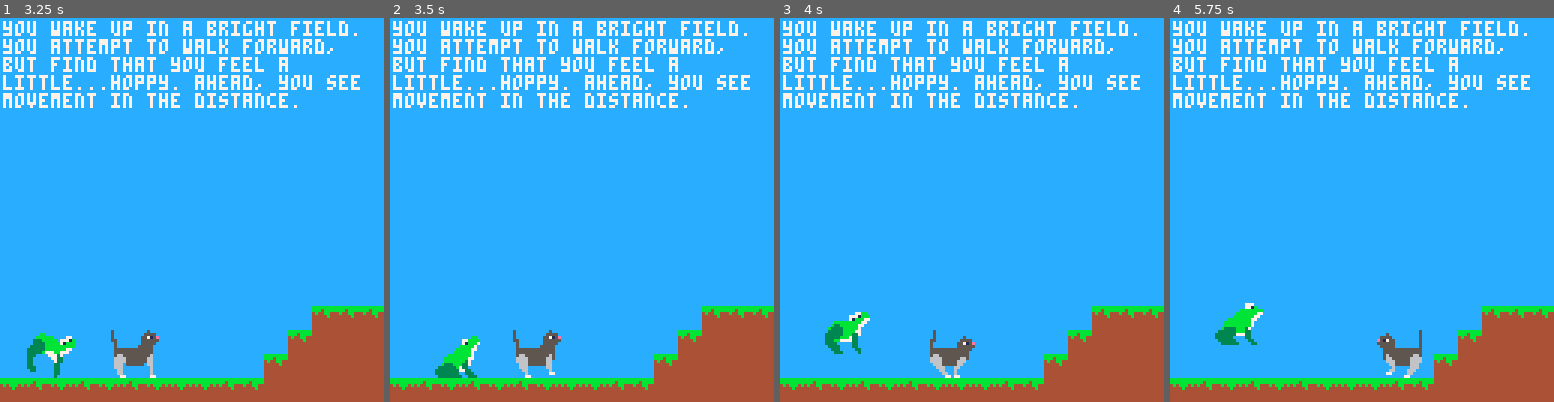
Above: before the commit, frames 1-4 (left to right).
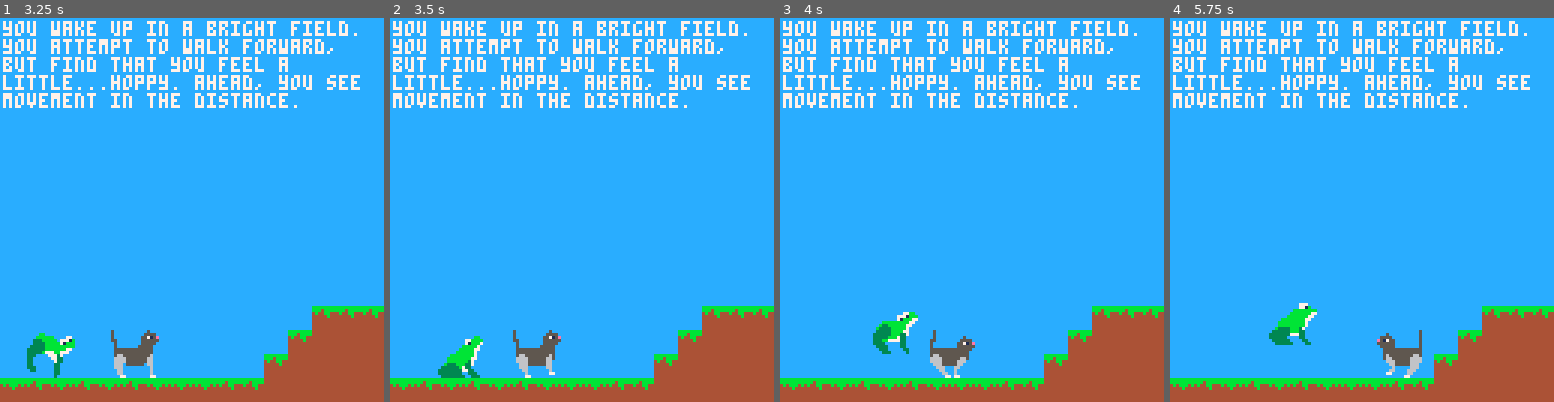
Above: after the commit, the same moments.

Repository: cincodenada/frogsvscats
Game: PICO-8 cartridge frogsvscats.p8
The game is run twice, just before and just after one commit, with the same random seed, the same clock (stepped at 60 frames per second) and the same inputs.
Inputs:
- Up to frame 1 (3.25 s): tap O (Z key) at 0.33, 0.7, 1.43, 2.22, 3.1 s; hold Left 1.97-2.37 s; hold Right from 2.87 s (still down)
- Up to frame 2 (3.5 s): keep holding Right
- Up to frame 3 (4 s): release Right at 3.53 s; hold Up from 3.58 s (still down); tap O (Z key) at 3.98 s
- Up to frame 4 (5.75 s): release Up at 4.08 s; hold Right 4.13-4.53 s; tap O (Z key) at 4.87 s; hold Left from 5.13 s (still down)

Frame 1 is identical in both runs. In frame 2, 0.3% of the frame differs, in the area x 11-25%, y 82-94%; in frame 3, 1.4%; in frame 4, 1.5%, in the area x 11-39%, y 74-86%.

Commit message:
Move edge logic into entity, add helper methods

Diff:
--- a/frogsvscats.p8
+++ b/frogsvscats.p8
@@ -115,6 +115,8 @@
 end
 function game:save_camera() add(self.cameras, peek4(0x5f28)) camera() end
 function game:load_camera() poke4(0x5f28, self.cameras[#self.cameras]) self.cameras[#self.cameras] = nil end
+function game:xmin() return self.cur_map.x end
+function game:xmax() return self.cur_map.x+self.cur_map.w*8-1 end
 function game:load_area(id)
 	local a = lore.areas[id]
 	local m = lore.maps[a.mapid]
@@ -174,10 +176,10 @@
 	end
 end
 function game:scoot(dist)
-	if(self.x + dist < self.cur_map.x) then
-		dist = self.cur_map.x - self.x
-	elseif(self.x + dist >= self.cur_map.x+self.cur_map.w) then
-		dist = self.cur_map.x+self.cur_map.w-self.x-1
+	if(self.x + dist < self:xmin()) then
+		dist = self:xmin() - self.x
+	elseif(self.x + dist > self:xmax()) then
+		dist = self:xmax()-self.x
 	end
 	self.to_scoot = dist
 end
@@ -357,6 +359,11 @@
 	else
 		if(self:is_floating()) self.y += 1.5
 	end
+
+	if(self.x < game:xmin()) self.x = game:xmin()
+	if(self.x+self.w >= game:xmax()) then
+		self.x = game:xmax()-self.w*8
+	end
 end
 function entity:update_speed()
 	-- if we have limits check them
@@ -572,11 +579,6 @@
 	-- only start player at the very beginning the first time
 		game:reset(200)
 		return
-	end
-
-	if(self.x < game.cur_map.x) self.x = game.cur_map.x
-	if(self.x+self.w >= game.cur_map.x+game.cur_map.w) then
-		self.x = game.cur_map.x+game.cur_map.w-self.w-1
 	end
 
 	if(self.x > game.x + 128-self.w) then
